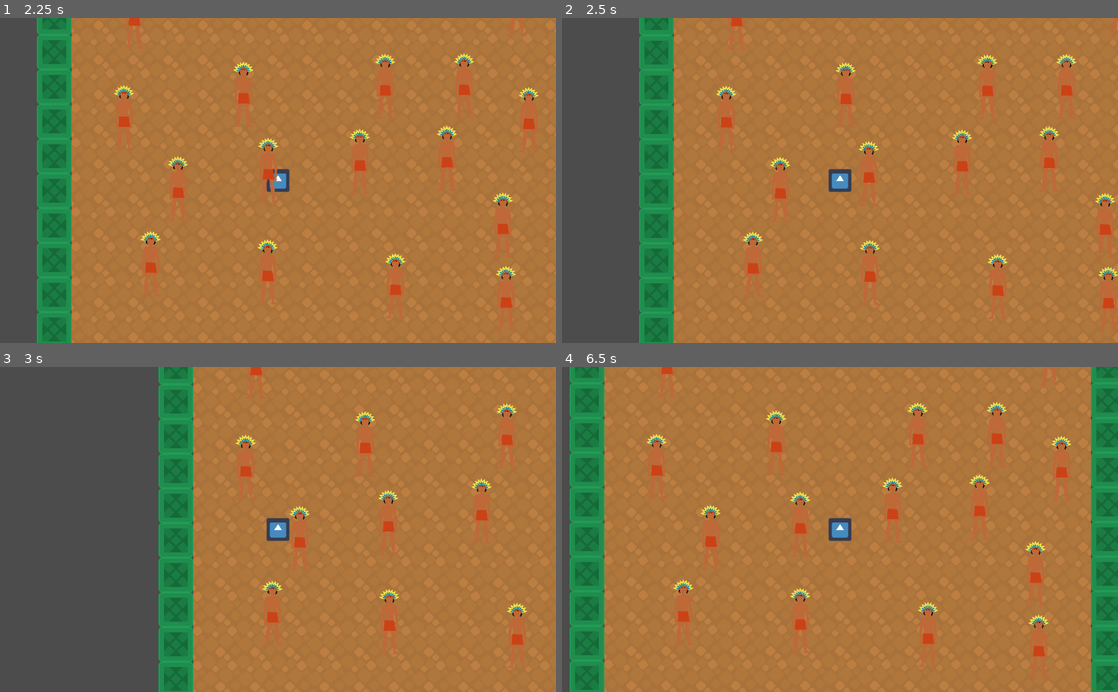
Above: before the commit, frames 1-4 (two rows, left to right).
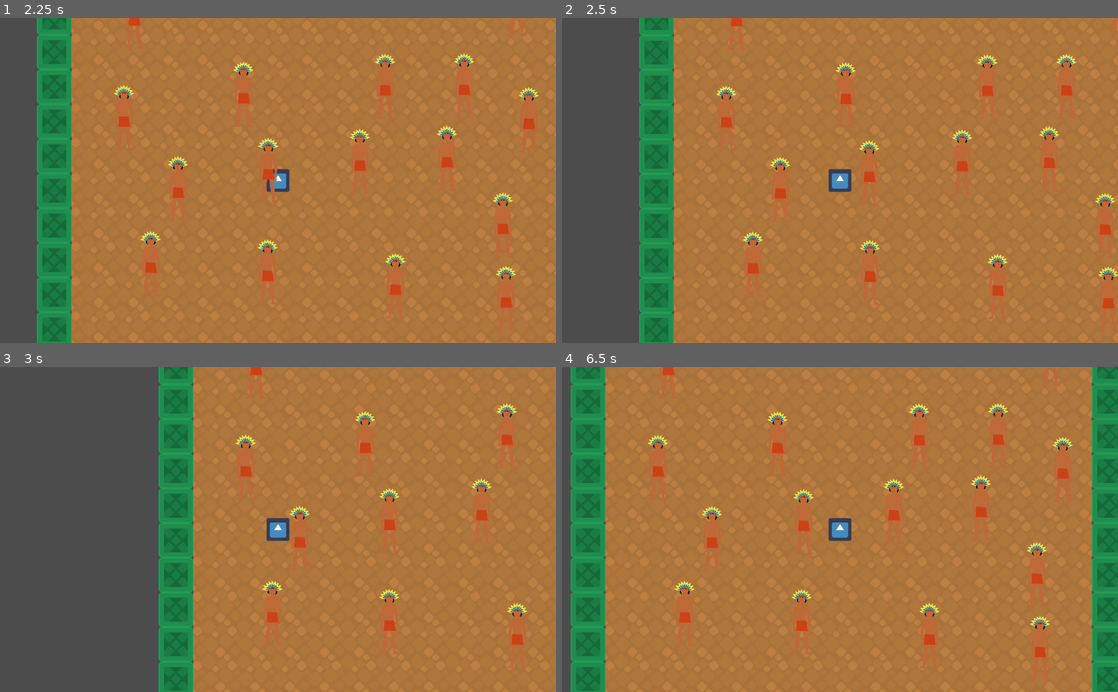
Above: after the commit, the same moments.

Repository: lendroit/welcome_thomas
Game: Godot game, scene res://World.tscn
Two runs of this game, one before a commit and one after it. Both use one fixed random seed, a clock stepped at 60 frames per second and the inputs below. The engine's default icon, where the game draws it, is replaced by a stand-in: a white triangle on a blue panel in a dark square.
Inputs:
- Up to frame 1 (2.25 s): tap Enter (ui_accept) at 0.5, 0.77, 1.52 s; hold Up (ui_up) 0.53-2.03 s; hold Left (ui_left) from 2.03 s (still down)
- Up to frame 2 (2.5 s): keep holding Left (ui_left)
- Up to frame 3 (3 s): keep holding Left (ui_left)
- Up to frame 4 (6.5 s): tap Enter (ui_accept) at 3.02, 3.77, 4.52, 6.02 s; release Left (ui_left) at 3.53 s; hold Down (ui_down) 3.53-4.28 s; hold Right (ui_right) 4.28-5.03 s; hold Up (ui_up) 5.03-5.78 s; hold Right (ui_right) from 5.78 s (still down)

Frame 1 is identical in both runs. In frame 2, less than 0.1% of the frame differs, in the area x 53-57%, y 37-51%; in frame 3, 0.1%; in frame 4, 2.7%, in the area x 1-100%, y 0-100%.

Commit message:
feature: Mayans move toward their directions immediately

Diff:
--- a/Mayan/Mayan.gd
+++ b/Mayan/Mayan.gd
@@ -19,5 +19,5 @@
 	var direction_towards_initial_position = position.direction_to(initial_position)
 	var distance_to_initial_position = position.distance_to(initial_position)
 
-	if distance_to_initial_position > 30:
+	if distance_to_initial_position > 0:
 		state.apply_central_impulse(direction_towards_initial_position * distance_to_initial_position * SPEED)
